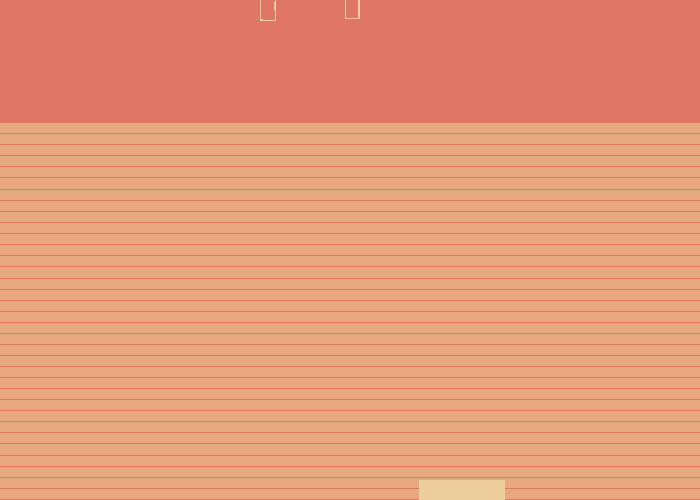
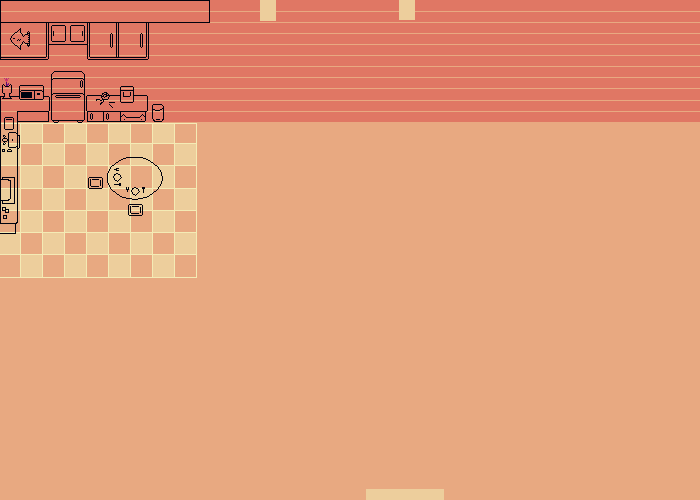
Revision of a layered (700, 500) image; what changed, layer by layer:
added layer "Paint Layer 10" above "Paint Layer 9" over (0, 66, 64, 128)
added layer "Paint Layer 9" (1st of 2) above "Paint Layer 9" over (0, 0, 256, 312)
added layer "Paint Layer 9" (2nd of 2) above "Paint Layer 7" over (0, 0, 256, 256)
added layer "Paint Layer 7" above "Paint Layer 6" over (0, 66, 256, 312)
added layer "Paint Layer 6" above "Paint Layer 5" over (0, 66, 384, 312)
painted on "Paint Layer 5" over (256, 0, 448, 56)
painted on "Paint Layer 4" over (0, 0, 700, 128)
hid "Paint Layer 2", painted on it over (0, 0, 700, 500)
painted on "Paint Layer 1" (1st of 2) over (0, 0, 700, 500)